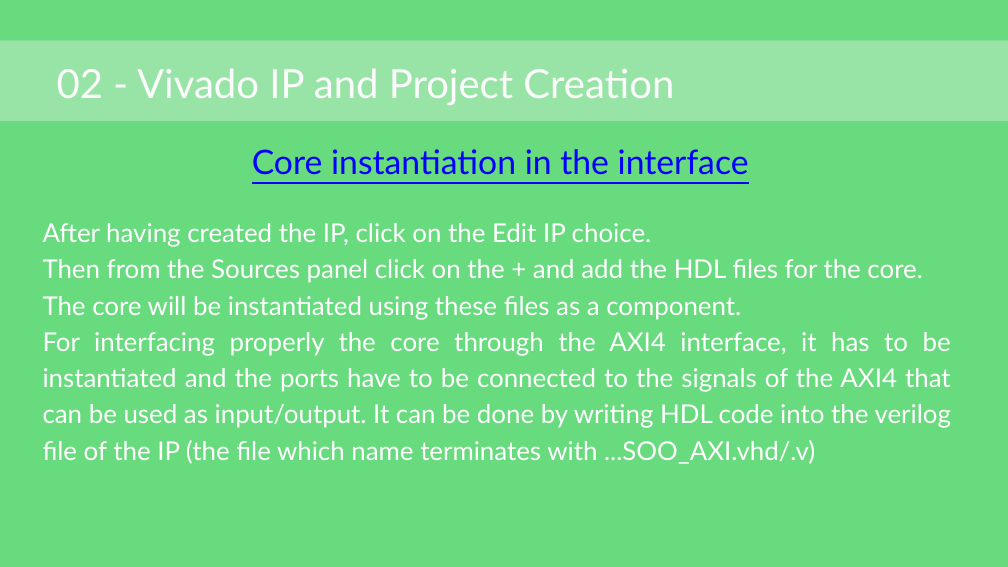
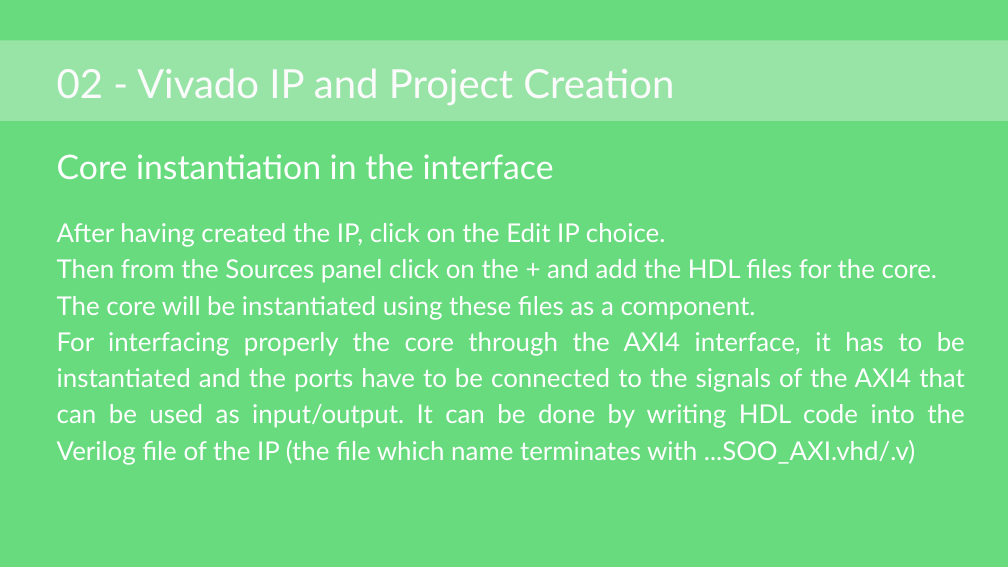
Before and after one commit to japanninja74/OS_aes-cryptocore-driver, a slide deck: slide 8 of docs/presentation.pptx (slide 7 before the commit). Drawn at 1008x567 pixels with LibreOffice and Linux fonts; fonts in the diff are those of the drawing. Boxes give left, top, right and bottom in pixels: in the first picture for what was removed or moved away, otherwise in the second. Text is boxed around its words. In the diff, an @@ line names an element or a change of style, - is before the commit and + after.

```diff
--- a/docs/presentation.pptx
+++ b/docs/presentation.pptx
@@ text "Core instantiation in the interface": place and size @@
-text "Core instantiation in the interface" at bbox=[252, 149, 749, 175]
+text "Core instantiation in the interface" at bbox=[57, 154, 554, 179]
@@ text "Core instantiation in the interface" at bbox=[57, 154, 554, 179]: text colour #0000FF to #FFFFFF, underline off; alignment centre to left @@
@@ text "After having created the IP, ...": place and size @@
-text "After having created the IP, ..." at bbox=[43, 223, 951, 464]
+text "After having created the IP, ..." at bbox=[57, 223, 965, 465]
@@ text at bbox=[57, 332, 965, 465]: text changed @@
-For interfacing properly the core through the AXI4 interface, it has to be instantiated and the ports have to be connected to the signals of the AXI4 that can be used as input/output. It can be done by writing HDL code into the verilog file of the IP (the file which name terminates with ...SOO_AXI.vhd/.v)
+For interfacing properly the core through the AXI4 interface, it has to be instantiated and the ports have to be connected to the signals of the AXI4 that can be used as input/output. It can be done by writing HDL code into the Verilog file of the IP (the file which name terminates with ...SOO_AXI.vhd/.v)
```
Also in this commit, not shown: 14 other slides changed, 3 slides added, 1 slide removed.
